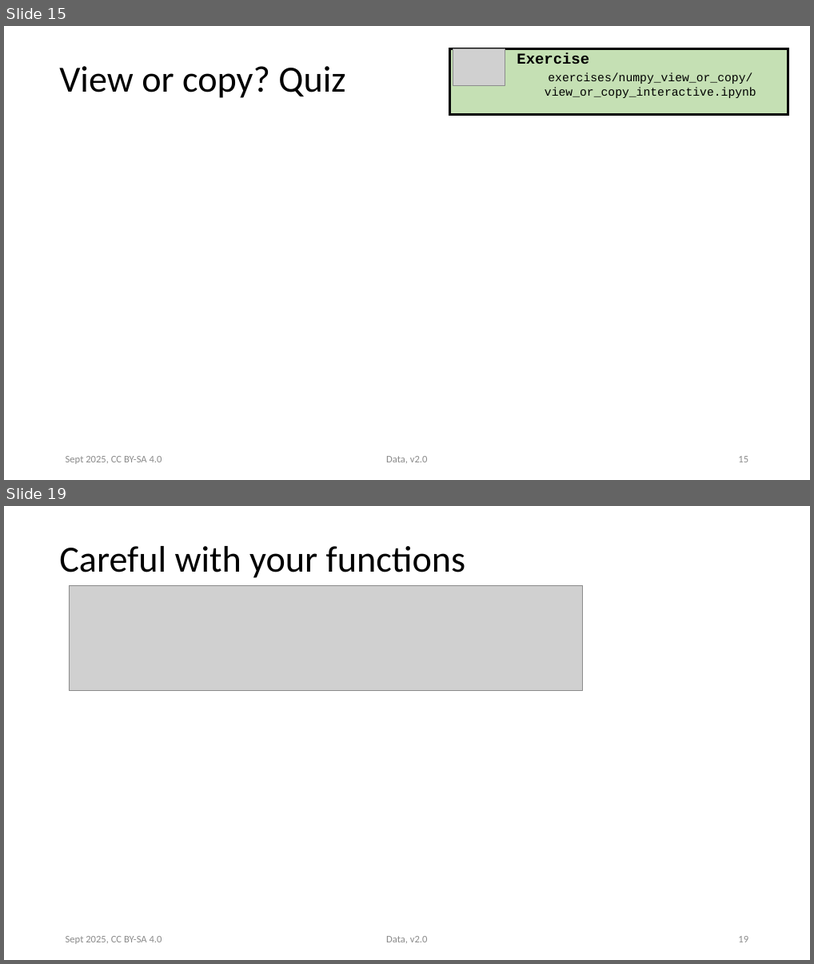
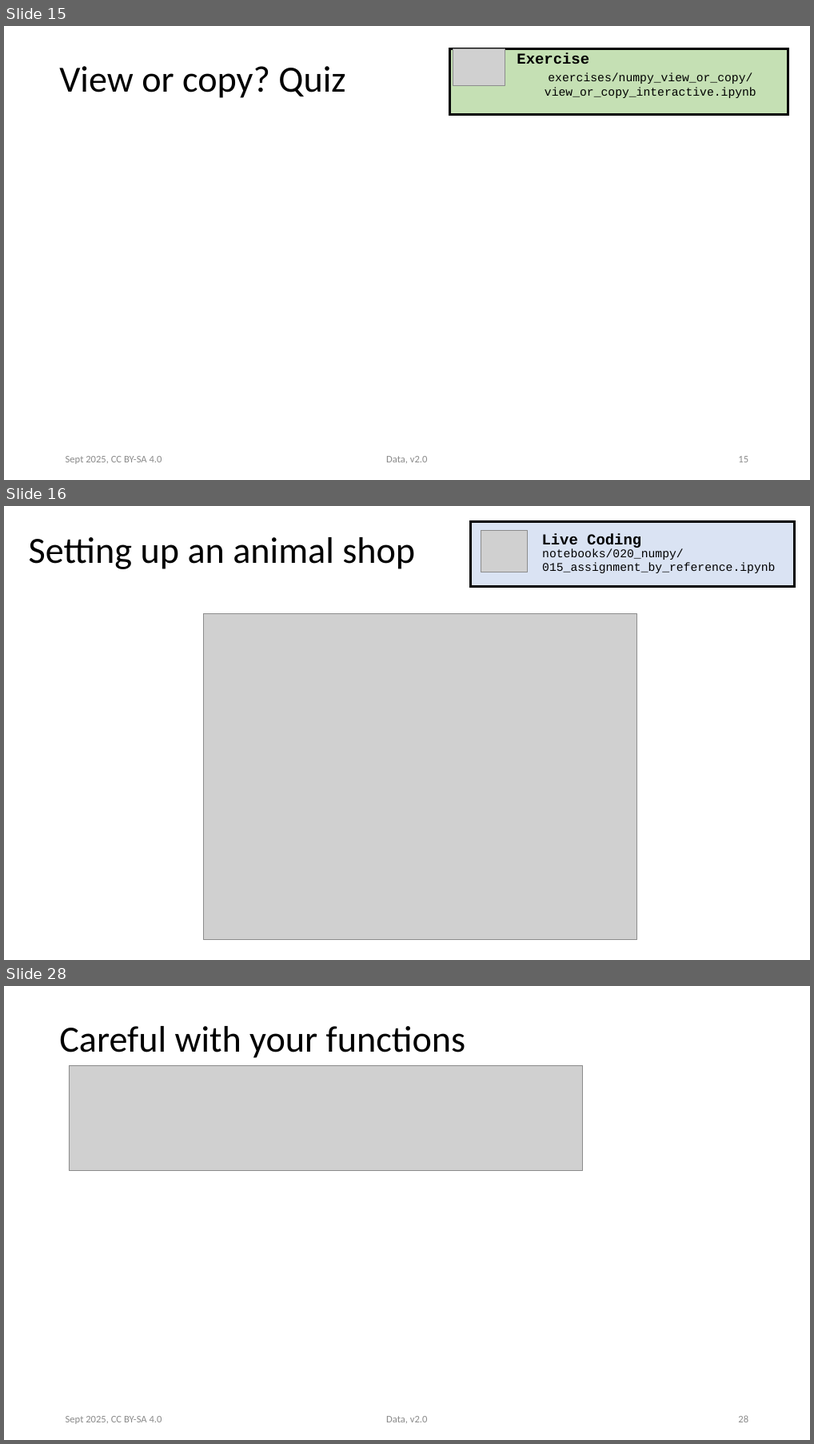
Before and after one commit to ASPP/data_class, a slide deck: numpy.pptx. Shown one above the other, each under a label of ours: slides 15 and 19 before the commit, slides 15, 16 and 28 after it; the slides between them are not shown. The pictures are 814x964 and 814x1444 pixels, drawn with LibreOffice and Linux fonts; fonts in the diff are those of the drawing; grey boxes stand for pictures. Boxes give left, top, right and bottom in pixels: in the first picture for what was removed or moved away, otherwise in the second. Text is boxed around its words. In the diff, an @@ line names an element or a change of style, - is before the commit and + after.

Commit message:
Proposal for slides on assignment by reference

```diff
--- a/numpy.pptx
+++ b/numpy.pptx
@@ slide 16 added at [4, 506, 810, 960], background #FFFFFF @@
@@ rectangle added at [471, 521, 794, 587], fill #DAE3F3, outline #000000 3 pt @@
@@ text added at [29, 537, 415, 569], 44 pt, text #000000 @@
+Setting up an animal shop
@@ picture added at [481, 530, 527, 572] @@
@@ text added at [542, 533, 642, 548], 18 pt, text #000000, bold @@
+Live Coding
@@ text added at [542, 548, 775, 573], 14 pt, text #000000 @@
+notebooks/020_numpy/
+015_assignment_by_reference.ipynb
@@ picture added at [203, 614, 638, 939] @@
@@ what was slide 19 is now slide 28 @@
@@ page number at [738, 1415, 749, 1422]: text changed @@
-19
+28
```
Also in this commit, not shown: 4 slides changed, 8 other slides added.
